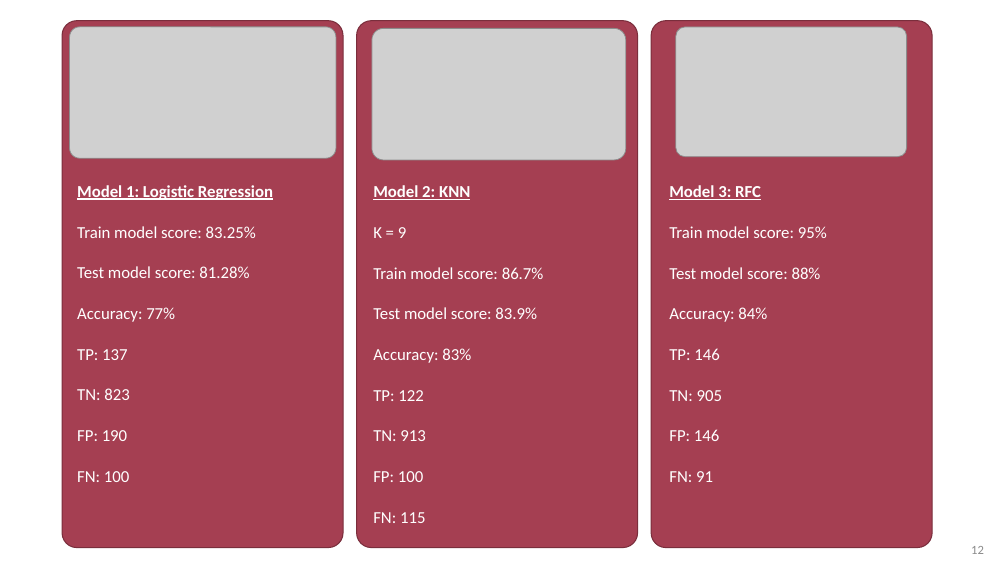
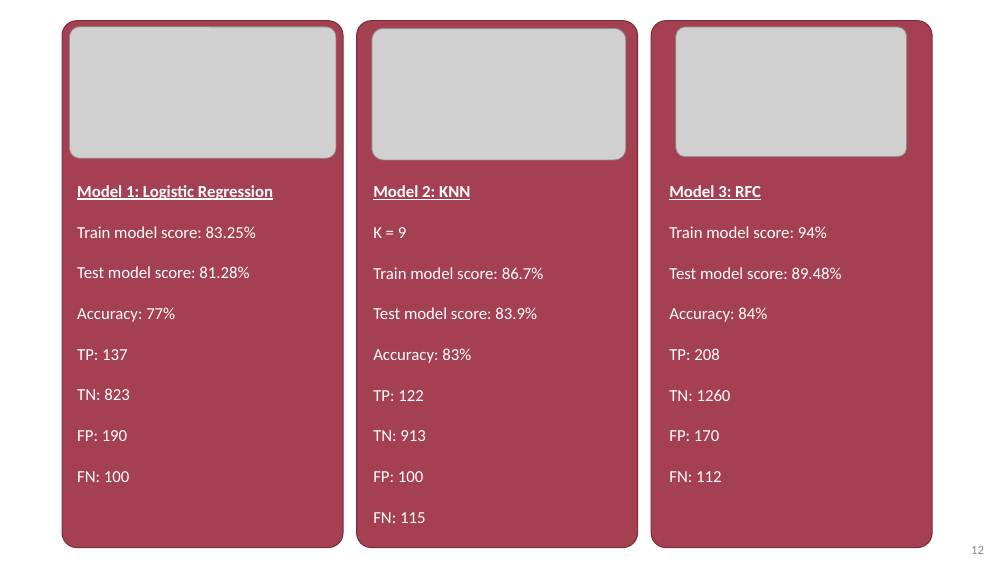
Before and after one commit to rita-s/customer-churn-prediction, a slide deck: slide 12 of Customer Churn Predictions using ml.pptx. Drawn at 1008x567 pixels with LibreOffice and Linux fonts; fonts in the diff are those of the drawing; grey boxes stand for pictures. Boxes give left, top, right and bottom in pixels: in the first picture for what was removed or moved away, otherwise in the second. Text is boxed around its words. In the diff, an @@ line names an element or a change of style, - is before the commit and + after.

```diff
--- a/Customer Churn Predictions using ml.pptx
+++ b/Customer Churn Predictions using ml.pptx
@@ text at (x1=669, y1=226, x2=842, y2=279): text changed @@
-Train model score: 95%
-Test model score: 88%
+Train model score: 94%
+Test model score: 89.48%
@@ text at (x1=669, y1=348, x2=731, y2=482): text changed @@
-TP: 146
-TN: 905
-FP: 146
-FN: 91
+TP: 208
+TN: 1260
+FP: 170
+FN: 112
```
Also in this commit, not shown: 2 other files.
